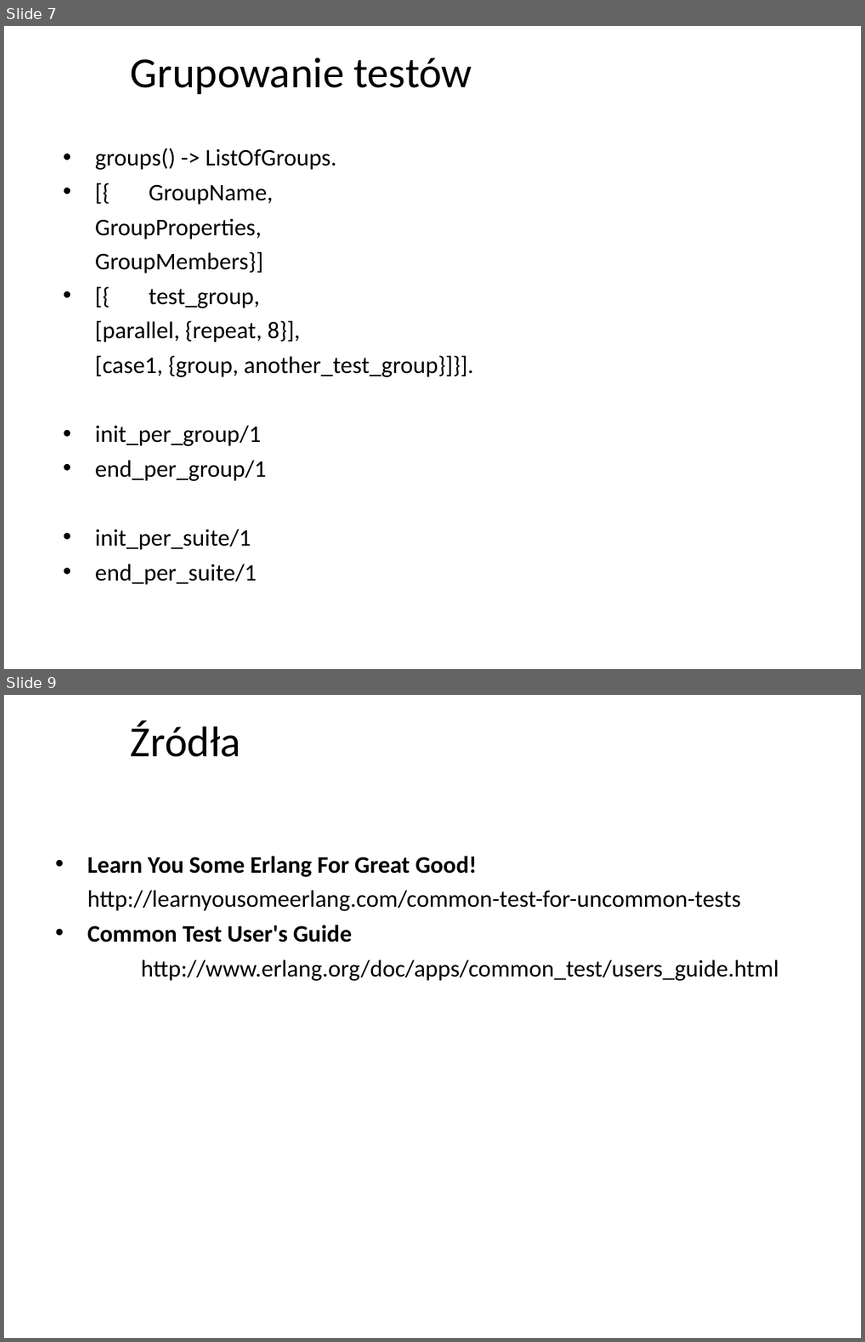
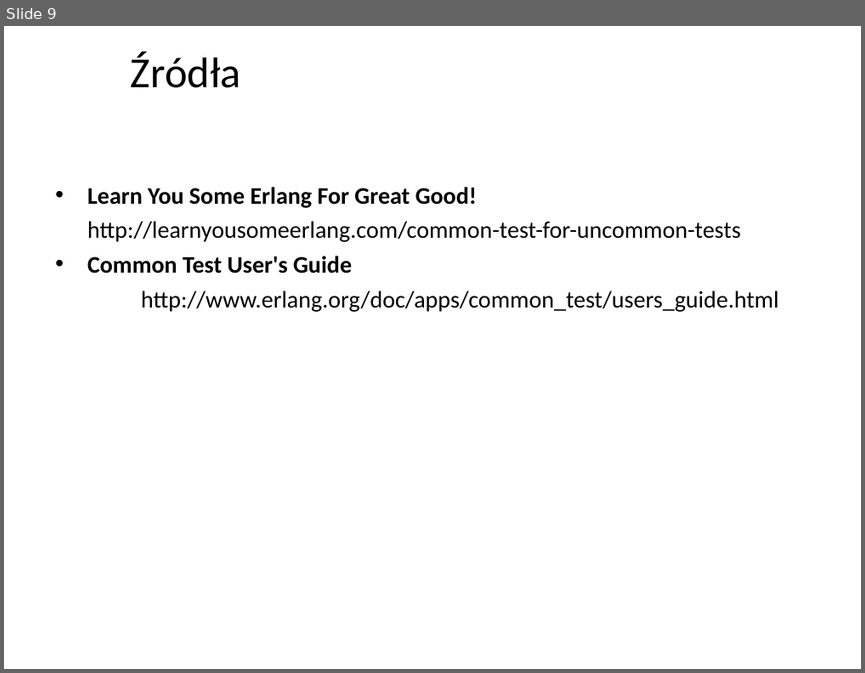
Before and after one commit to mwrona/Projekt_Erlang, a slide deck: common_test.ppt. Shown one above the other, each under a label of ours: slides 7 and 9 before the commit, slide 9 after it; the slides between them are not shown. The pictures are 865x1342 and 865x673 pixels, drawn with LibreOffice and Linux fonts; fonts in the diff are those of the drawing; background and template pictures are left out. Boxes give left, top, right and bottom in pixels: in the first picture for what was removed or moved away, otherwise in the second. Text is boxed around its words. In the diff, an @@ line names an element or a change of style, - is before the commit and + after.

```diff
--- a/common_test.ppt
+++ b/common_test.ppt
@@ slide 7 removed at (4,26,861,669), background picture (left out) @@
@@ title removed at (131,57,472,94) @@
-Grupowanie testów
@@ text removed at (95,148,473,584) @@
-• groups() -> ListOfGroups.
-• [{ GroupName,
-GroupProperties,
-GroupMembers}]
-• [{ test_group,
-[parallel, {repeat, 8}],
-[case1, {group, another_test_group}]}].
-• init_per_group/1
-• end_per_group/1
-• init_per_suite/1
-• end_per_suite/1
```
Also in this commit, not shown: 1 slide changed, 1 slide added, 1 other file.
